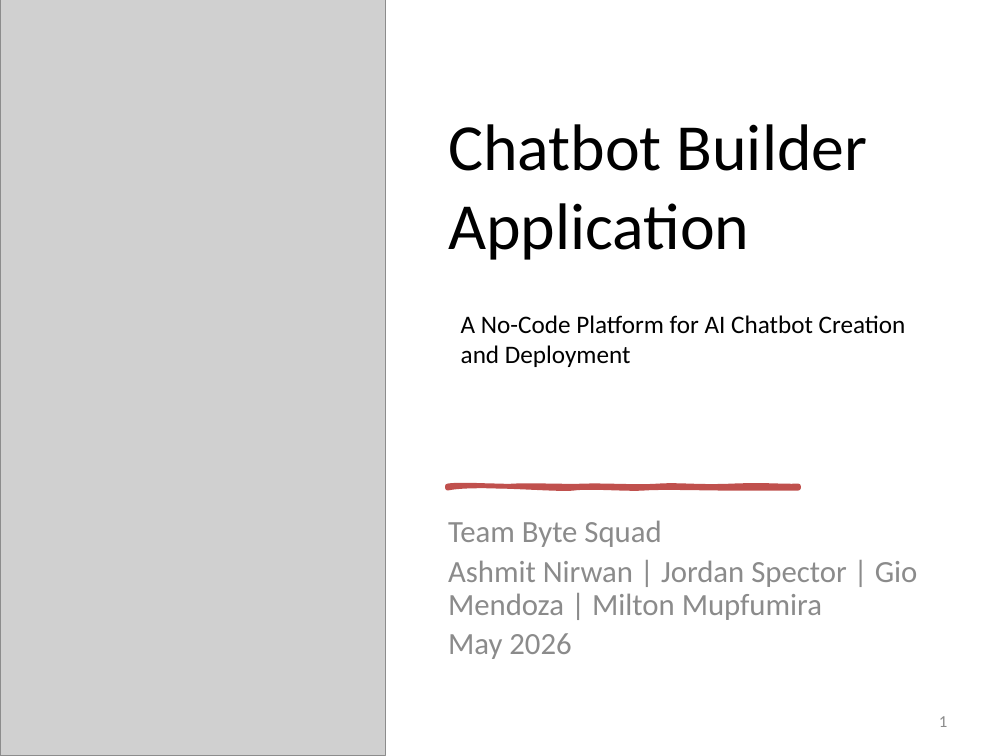
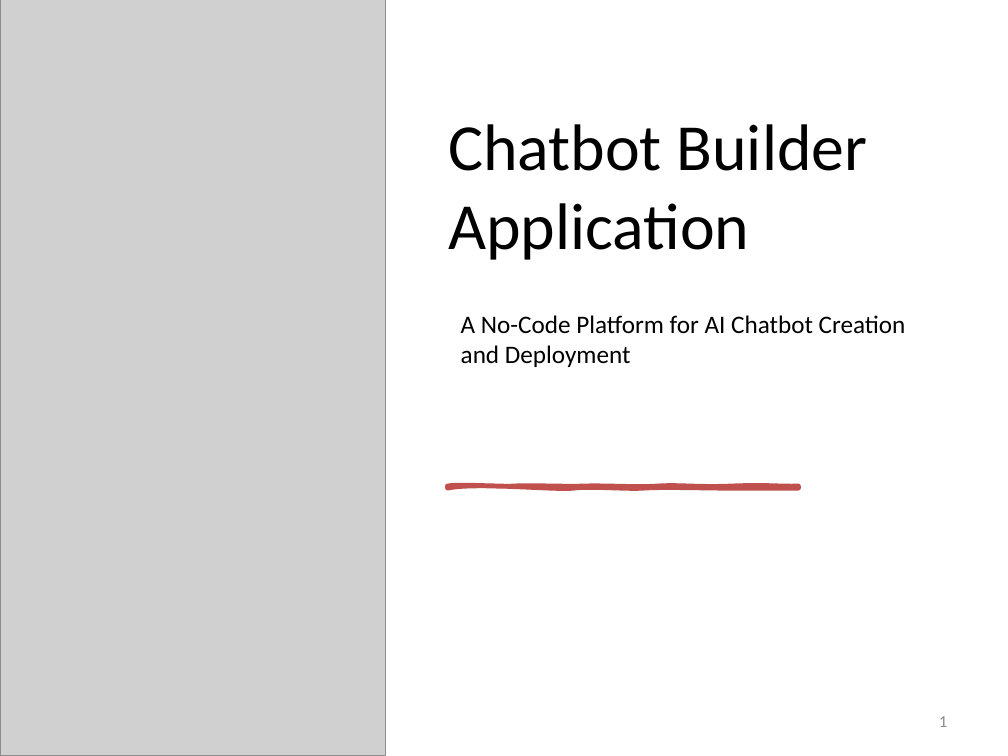
Before and after one commit to Ashmit719/CS460-Group-4, a slide deck: slide 1 of docs/01_Presentation/Chatbot_Builder_Presentation.pptx. Drawn at 1008x756 pixels with LibreOffice and Linux fonts; fonts in the diff are those of the drawing; grey boxes stand for pictures. Boxes give left, top, right and bottom in pixels: in the first picture for what was removed or moved away, otherwise in the second. Text is boxed around its words. In the diff, an @@ line names an element or a change of style, - is before the commit and + after.

```diff
--- a/docs/01_Presentation/Chatbot_Builder_Presentation.pptx
+++ b/docs/01_Presentation/Chatbot_Builder_Presentation.pptx
@@ subtitle removed at <box>448,520,918,659</box> @@
-Team Byte Squad
-Ashmit Nirwan | Jordan Spector | Gio Mendoza | Milton Mupfumira
-May 2026
```
Also in this commit, not shown: 12 other files.
